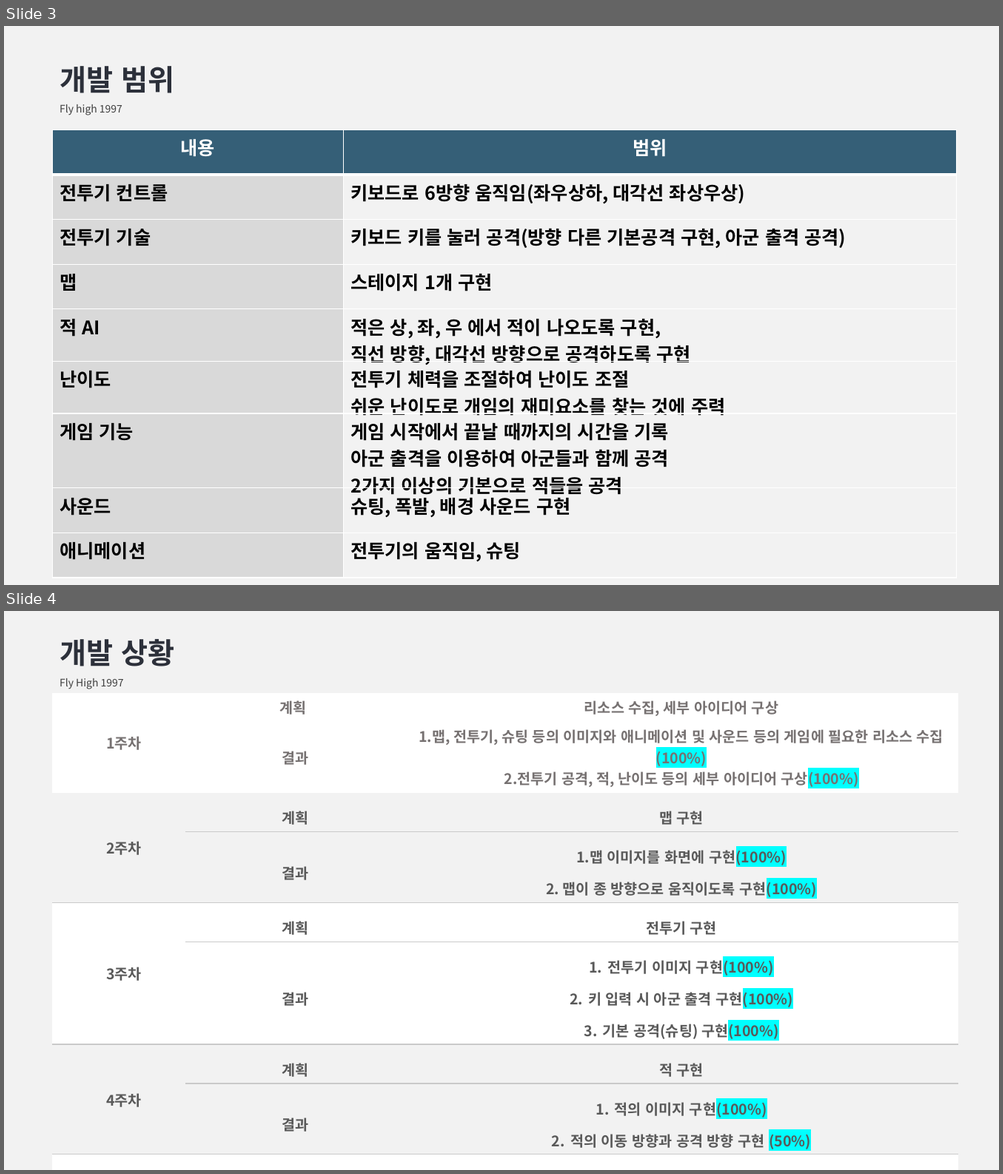
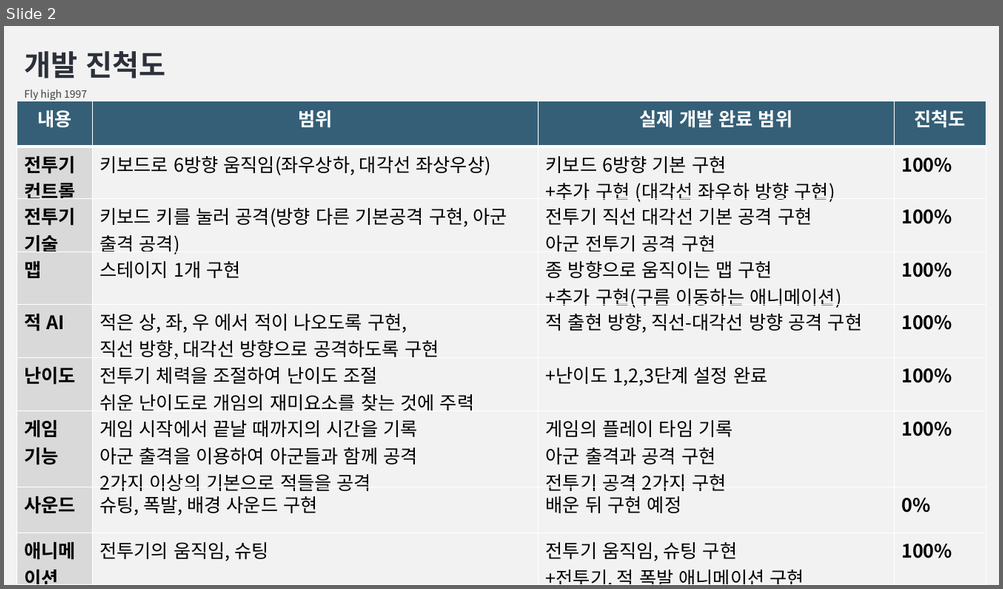
Before and after one commit to DongNyeonKim/2016182007_2DGP_TermProject, a slide deck: ppt/2d 겜프-3차.pptx. Shown one above the other, each under a label of ours: slides 3 and 4 before the commit, slide 2 after it. The pictures are 1003x1174 and 1003x589 pixels, drawn with LibreOffice and Linux fonts; fonts in the diff are those of the drawing. Boxes give left, top, right and bottom in pixels: in the first picture for what was removed or moved away, otherwise in the second. Text is boxed around its words. In the diff, an @@ line names an element or a change of style, - is before the commit and + after.

Commit message:
9주차 -5
발표를 위한 무적모드 구현
ppt 업로드

```diff
--- a/ppt/2d 겜프-3차.pptx
+++ b/ppt/2d 겜프-3차.pptx
@@ slide 4 removed at (4,611,999,1170), background #F2F2F2 @@
@@ text removed at (60,639,174,689) @@
-개발 상황
-Fly High 1997
@@ table removed at (53,693,959,1167), 10 rows, 3 columns @@
-1주차 | 계획 | 리소스 수집, 세부 아이디어 구상
- | 결과 | 1.맵, 전투기, 슈팅 등의 이미지와 애니메이션 및 사운드 등의 게임에 필요한 리소스 수집(100%) / 2.전투기 공격, 적, 난이도 등의 세부 아이디어 구상(100%)
-2주차 | 계획 | 맵 구현
- | 결과 | 1.맵 이미지를 화면에 구현(100%) / 2. 맵이 종 방향으로 움직이도록 구현(100%)
-3주차 | 계획 | 전투기 구현
- | 결과 | 전투기 이미지 구현(100%) / 키 입력 시 아군 출격 구현(100%) / 기본 공격(슈팅) 구현(100%)
-4주차 | 계획 | 적 구현
- | 결과 | 적의 이미지 구현(100%) / 적의 이동 방향과 공격 방향 구현 (50%)
-5주차 | 계획 | 오브젝트 애니메이션 구현
- | 결과 | 전투기 애니메이션 구현 완료(100%) 2.아군 애니메이션 구현 완료(100%) / 3. 적군 애니메이션 (진행중)
@@ what was slide 3 is now slide 2 @@
@@ slide 2 changed as well @@
@@ text "개발 진척도": place and size @@
-text "개발 진척도" at (60,66,174,116)
+text "개발 진척도" at (24,51,165,100)
@@ text at (24,51,165,79): text changed @@
-개발 범위
+개발 진척도
@@ table at (17,101,986,585) @@
+column 3: 실제 개발 완료 범위 | 키보드 6방향 기본 구현 / +추가 구현 (대각선 좌우하 방향 구현) | 전투기 직선 대각선 기본 공격 구현 / 아군 전투기 공격 구현 | 종 방향으로 움직이는 맵 구현 / +추가 구현(구름 이동하는 애니메이션) | 적 출현 방향, 직선-대각선 방향 공격 구현 | +난이도 1,2,3단계 설정 완료 | 게임의 플레이 타임 기록 / 아군 출격과 공격 구현 / 전투기 공격 2가지 구현 | 배운 뒤 구현 예정 | 전투기 움직임, 슈팅 구현 / +전투기, 적 폭발 애니메이션 구현
+column 4: 진척도 | 100% | 100% | 100% | 100% | 100% | 100% | 0% | 100%
@@ table: place and size @@
-table at (53,130,957,578)
+table at (17,101,986,585)
```
Also in this commit, not shown: 2 other slides changed, 2 other slides removed, 4 other files.
